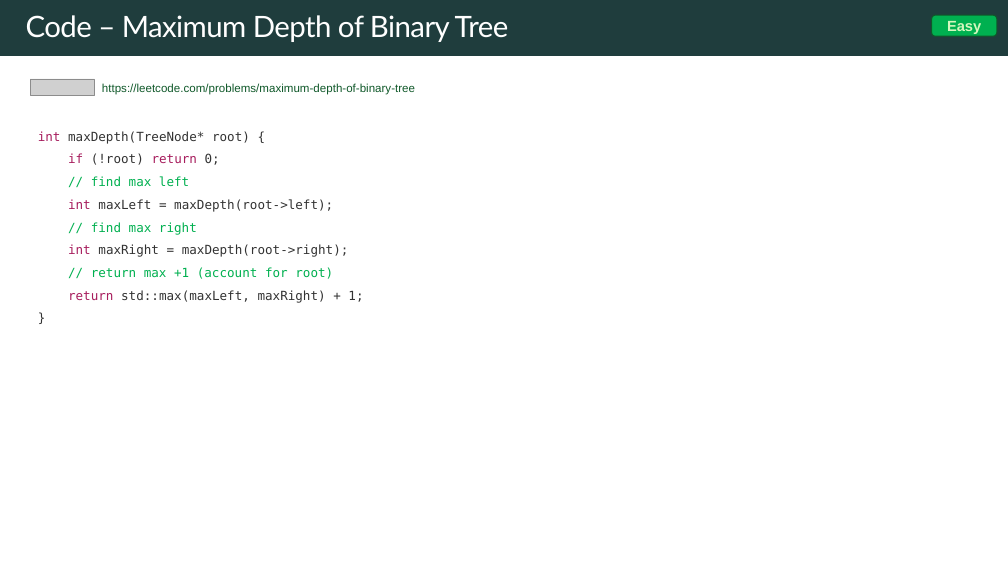
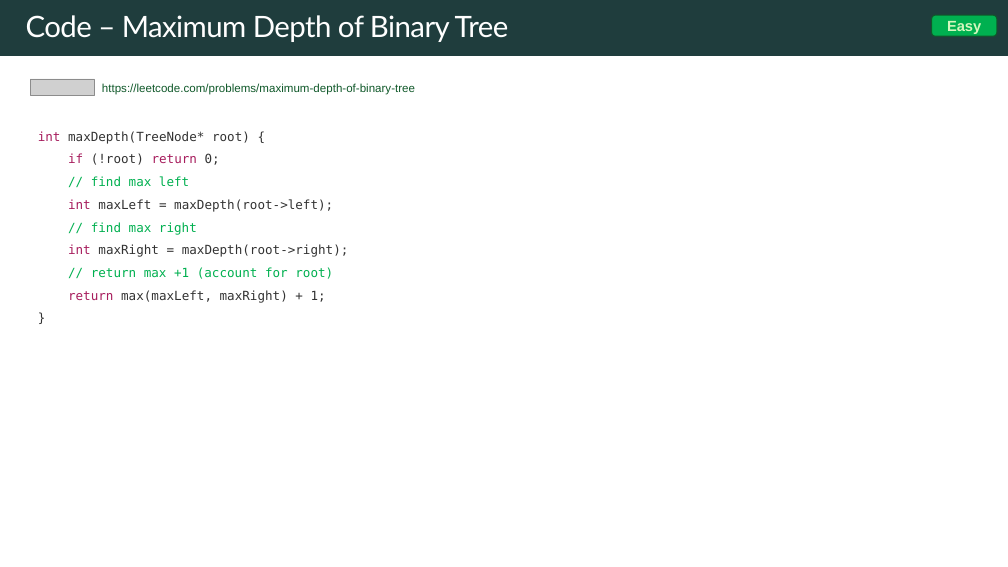
Before and after one commit to rfdavid/coding-interview-handbook-cpp, a slide deck: slide 164 of Algorithm and problem Solving Cheatsheet.pptm (slide 161 before the commit). Drawn at 1008x567 pixels with LibreOffice and Linux fonts; fonts in the diff are those of the drawing; grey boxes stand for pictures. Boxes give left, top, right and bottom in pixels: in the first picture for what was removed or moved away, otherwise in the second. Text is boxed around its words. In the diff, an @@ line names an element or a change of style, - is before the commit and + after.

```diff
--- a/Algorithm and problem Solving Cheatsheet.pptm
+++ b/Algorithm and problem Solving Cheatsheet.pptm
@@ text at bbox=[68, 267, 333, 303]: text changed; text colour #333333 to #00B050 @@
-// return max +1 (account for root)
-return std::max(maxLeft, maxRight) + 1;
-}
+// return max +1 (account for root)
+return max(maxLeft, maxRight) + 1;
+}
```
Also in this commit, not shown: 21 other slides changed, 27 slides added, 14 other files.
